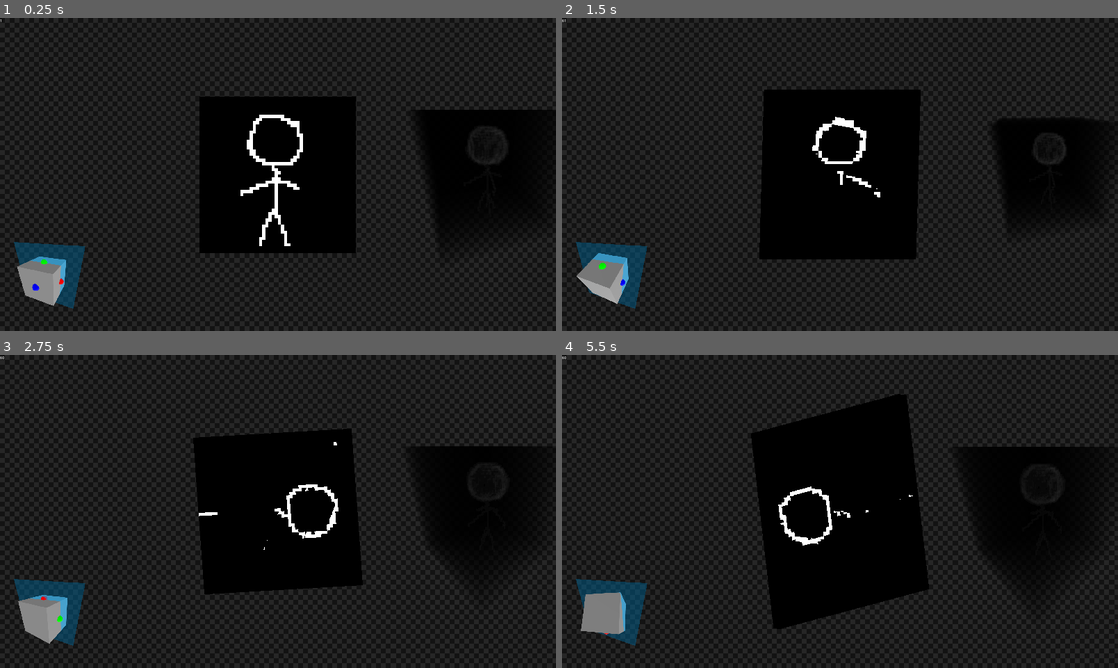
Above: before the commit, frames 1-4 (two rows, left to right).
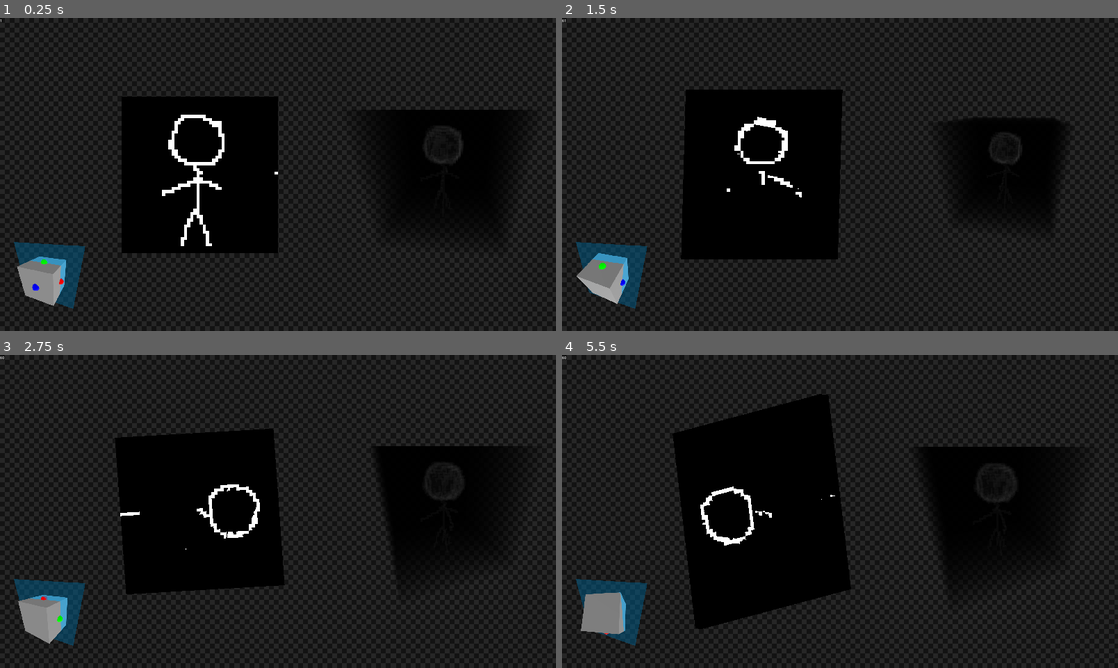
Above: after the commit, the same moments.

Repository: Z53-INCOMING/krita-3d
Game: Godot game, scene res://program.tscn
Two runs of this game, one before a commit and one after it. Both use one fixed random seed, a clock stepped at 60 frames per second and the inputs below.
Inputs (mouse positions are in pixels of both pictures, inside the frame that each line leads up to):
- Up to frame 1 (0.25 s): no input
- Up to frame 2 (1.5 s): tap Enter (export) at 0.5 s; move the mouse to (962, 158) at 0.52 s; hold D (rotate right) 0.53-1.28 s; hold ' (cam backward) 0.53-1.28 s; move the mouse to (728, 190) at 1.27 s; hold S (rotate down) from 1.28 s (still down); tap K (cam down) at 1.35 s
- Up to frame 3 (2.75 s): move the mouse to (333, 442) at 2.02 s; release S (rotate down) at 2.03 s; hold D (rotate right) from 2.03 s (still down); hold [ (cam forward) from 2.03 s (still down)
- Up to frame 4 (5.5 s): move the mouse to (812, 574) at 2.77 s; release D (rotate right) at 2.78 s; release [ (cam forward) at 2.78 s; hold W (rotate up) 2.78-3.53 s; tap J (cam left) at 2.85 s; move the mouse to (1006, 558) at 3.52 s; hold L (cam right) 3.53-4.28 s; hold A (rotate left) 3.53-5.03 s; move the mouse to (673, 464) at 4.27 s; tap I (cam up) at 4.35 s; move the mouse to (867, 511) at 5.02 s; hold S (rotate down) from 5.03 s (still down); hold Right mouse button (erase) from 5.03 s (still down)

The runs differ from the first frame. In frame 1, 10% of the frame differs, in the area x 21-100%, y 25-76%; in frame 2, 10%; in frame 3, 9.1%; in frame 4, 12%, in the area x 20-97%, y 12-88%.

Commit message:
moved ui around

Diff:
--- a/3d image visualizer.gdshader
+++ b/3d image visualizer.gdshader
@@ -18,7 +18,7 @@
 	vec2 cropped_UV = UV * (vec2(16.0, 9.0) / 9.0);
 	cropped_UV *= vec2(1.0 / display_size);
 	cropped_UV -= vec2(16.0 / 9.0 * (1.0 / (display_size * 2.0)), (1.0 / (display_size * 2.0)));
-	cropped_UV += vec2(0.5);
+	cropped_UV += vec2(1.0, 0.5);
 
 	vec3 pixel_pos = vec3(cropped_UV, z_offset);
 
--- a/program.gd
+++ b/program.gd
@@ -21,7 +21,7 @@
 var image: Image
 
 # Max is 128, works better with powers of two
-var image_size := 16
+var image_size := 64
 
 var old_integer_mouse_coord: Vector2i
 
@@ -68,7 +68,7 @@
 func _process(delta):
 	label.text = str(Engine.get_frames_per_second())
 
-	volume_camera.rotation.y = sin(float(Time.get_ticks_msec()) / 500.0) * PI * 0.125 - (PI * 0.125)
+	volume_camera.rotation.y = sin(float(Time.get_ticks_msec()) / 500.0) * PI * 0.125
 
 	if Input.is_action_pressed("cam forward"):
 		volume_camera.scale -= Vector3.ONE * 0.25 * delta
@@ -106,7 +106,7 @@
 	mouse_position_2d *= Vector2(16.0, 9.0) / 9.0
 	mouse_position_2d *= 1.0 / display_size
 	mouse_position_2d -= Vector2(16.0 / 9.0 * (1.0 / (display_size * 2.0)), (1.0 / (display_size * 2.0)))
-	mouse_position_2d += Vector2(0.5, 0.5)
+	mouse_position_2d += Vector2(1.0, 0.5)
 
 	var mouse_position_3d := Vector3(mouse_position_2d.x, mouse_position_2d.y, z_offset)
 	mouse_position_3d -= Vector3.ONE * 0.5
--- a/program.tscn
+++ b/program.tscn
@@ -114,10 +114,10 @@
 
 [node name="SubViewportContainer2" type="SubViewportContainer" parent="."]
 layout_mode = 0
-offset_left = 1737.0
-offset_top = 221.0
-offset_right = 2761.0
-offset_bottom = 1245.0
+offset_left = 1536.0
+offset_top = 208.0
+offset_right = 2560.0
+offset_bottom = 1232.0
 
 [node name="SubViewport" type="SubViewport" parent="SubViewportContainer2"]
 transparent_bg = true
@@ -137,7 +137,7 @@
 [node name="Pivot" type="Node3D" parent="SubViewportContainer2/SubViewport/VolumetricTextureViewer"]
 
 [node name="Camera3D" type="Camera3D" parent="SubViewportContainer2/SubViewport/VolumetricTextureViewer/Pivot"]
-transform = Transform3D(1, 0, 0, 0, 0.906308, 0.422618, 0, -0.422618, 0.906308, 0, 1, 2.5)
+transform = Transform3D(1, 0, 0, 0, 0.912777, 0.408458, 0, -0.408458, 0.912777, 0, 1, 2.5)
 
 [node name="Label" type="Label" parent="."]
 layout_mode = 0
